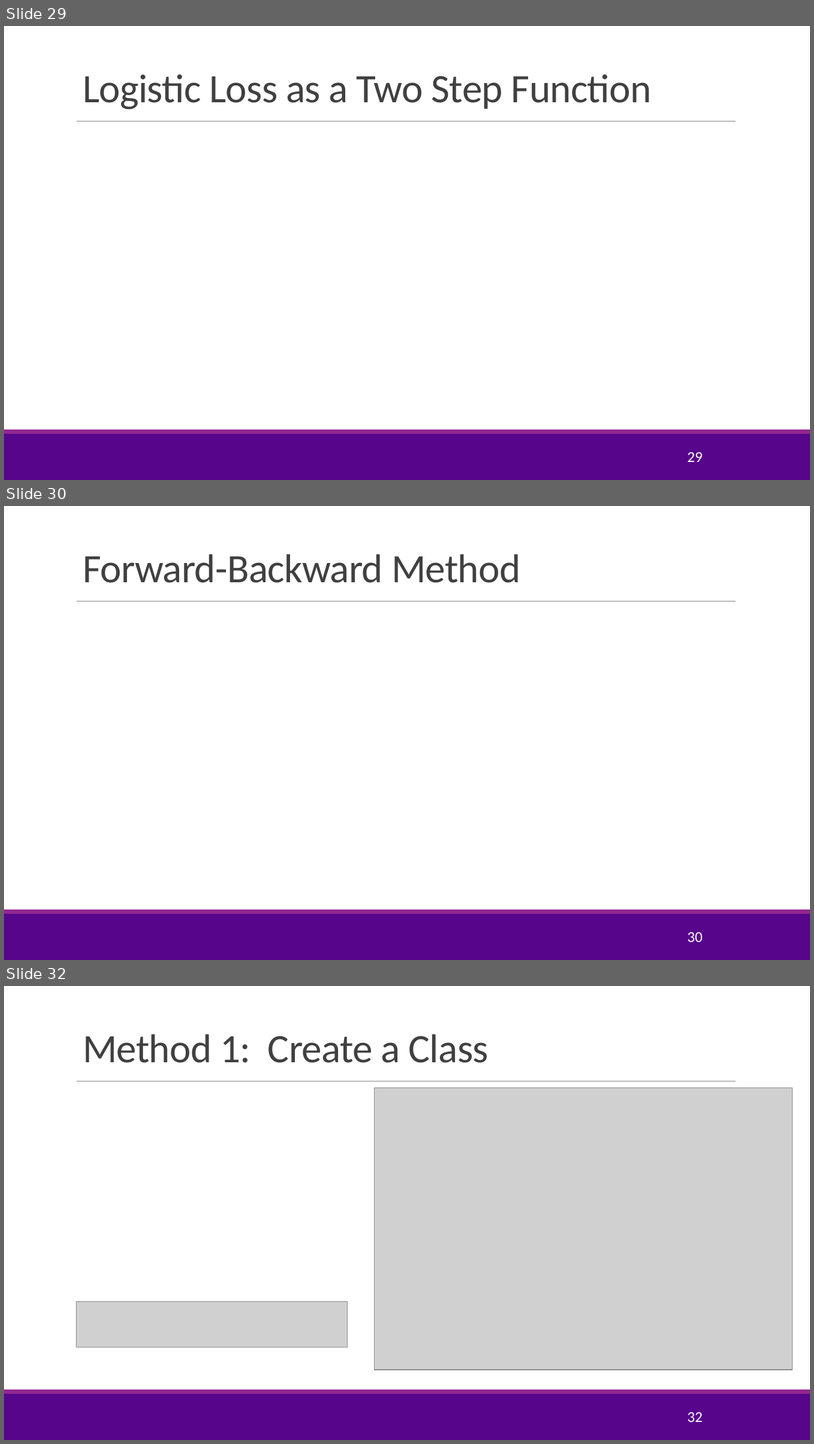
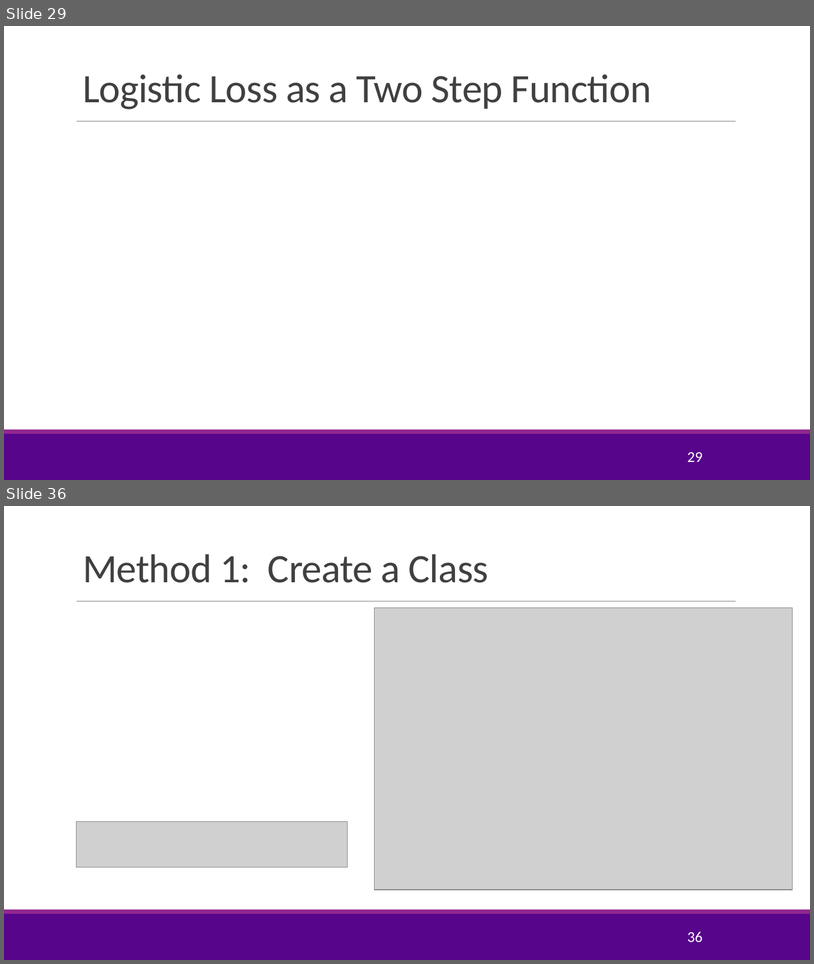
Before and after one commit to joshzzl/introml, a slide deck: lectures/Lect07_Optim.pptx. Shown one above the other, each under a label of ours: slides 29, 30 and 32 before the commit, slides 29 and 36 after it; the slides between them are not shown. The pictures are 814x1444 and 814x964 pixels, drawn with LibreOffice and Linux fonts; fonts in the diff are those of the drawing; grey boxes stand for pictures; background and template pictures are left out. Boxes give left, top, right and bottom in pixels: in the first picture for what was removed or moved away, otherwise in the second. Text is boxed around its words. In the diff, an @@ line names an element or a change of style, - is before the commit and + after.

```diff
--- a/lectures/Lect07_Optim.pptx
+++ b/lectures/Lect07_Optim.pptx
@@ slide 30 removed at [4, 506, 810, 960], background #FFFFFF; not listed: 3 template elements that a slide beside it also shows @@
@@ title removed at [83, 554, 521, 583] @@
-Forward-Backward Method
@@ page number removed at [687, 931, 703, 942] @@
-30
@@ what was slide 32 is now slide 36 @@
@@ page number at [687, 931, 703, 942]: text changed @@
-32
+36
```
Also in this commit, not shown: 6 slides changed, 5 slides added, 8 other files.
